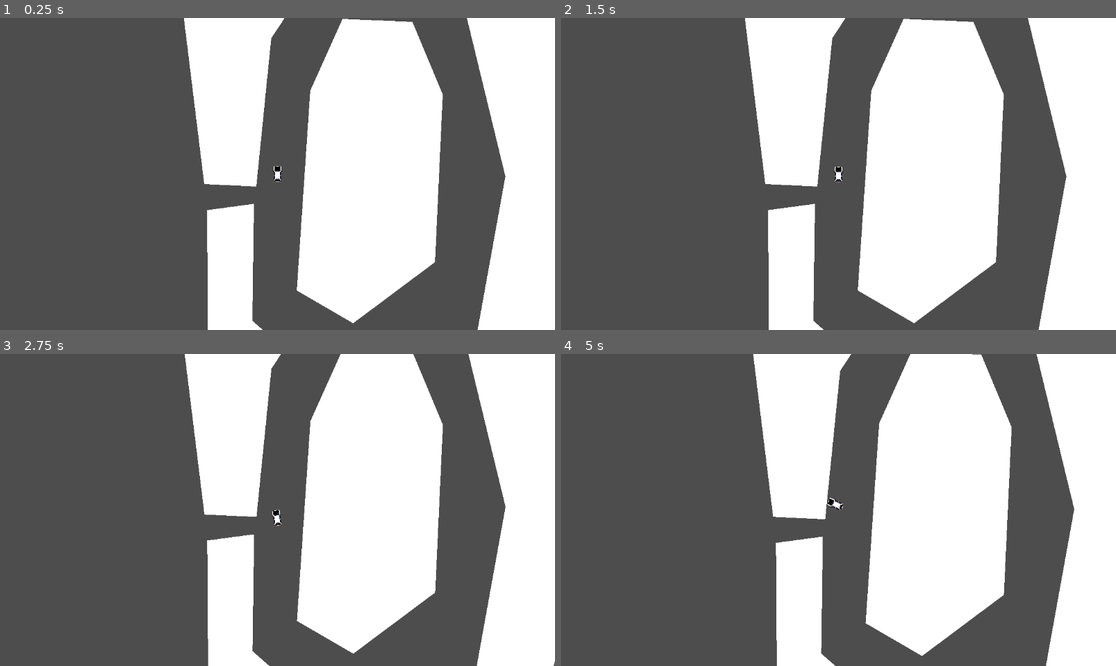
Above: before the commit, frames 1-4 (two rows, left to right).
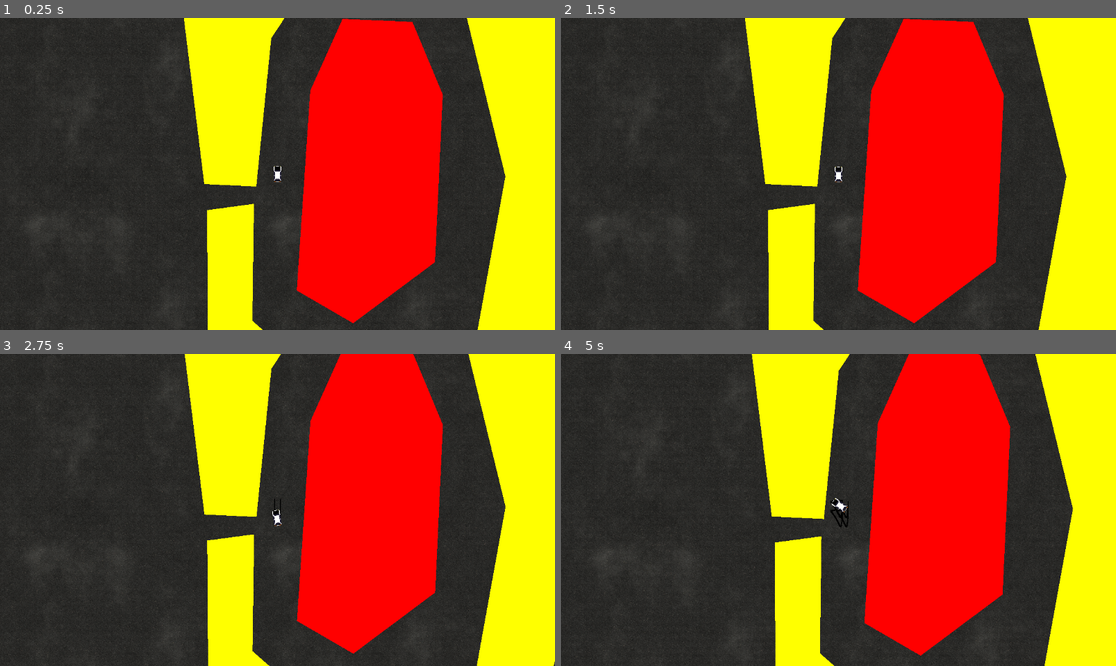
Above: after the commit, the same moments.

Repository: ras-marques/dejadrift
Game: Godot game, scene res://Main.tscn
Two runs of this game, one before a commit and one after it. Both use one fixed random seed, a clock stepped at 60 frames per second and the inputs below.
Inputs:
- Up to frame 1 (0.25 s): no input
- Up to frame 2 (1.5 s): tap Enter at 0.5 s; hold D (car_turn_right) 0.53-1.28 s; tap Space at 1.25 s; hold S (car_brake) from 1.28 s (still down)
- Up to frame 3 (2.75 s): release S (car_brake) at 2.03 s; hold D (car_turn_right) from 2.03 s (still down)
- Up to frame 4 (5 s): release D (car_turn_right) at 2.78 s; hold W (car_accelerate) 2.78-3.53 s; hold A (car_turn_left) from 3.53 s (still down)

The runs differ from the first frame. In frame 1, 99% of the frame differs, in the area x 0-100%, y 0-100%; in frame 2, 99%; in frame 3, 99%; in frame 4, 99%.

Commit message:
Adding drift marks and some art

Diff:
--- a/Car.tscn
+++ b/Car.tscn
@@ -1,12 +1,16 @@
-[gd_scene load_steps=4 format=3 uid="uid://c56ep7k85v3b3"]
+[gd_scene load_steps=5 format=3 uid="uid://c56ep7k85v3b3"]
 
 [ext_resource type="Script" path="res://Scripts/CarController.gd" id="1_1r2dc"]
 [ext_resource type="Texture2D" uid="uid://dbteno61iywsb" path="res://Sprites/AE86.png" id="2_fhtea"]
+
+[sub_resource type="PhysicsMaterial" id="PhysicsMaterial_66oba"]
+bounce = 1.0
 
 [sub_resource type="RectangleShape2D" id="1"]
 size = Vector2(16, 32)
 
 [node name="Car" type="RigidBody2D"]
+physics_material_override = SubResource("PhysicsMaterial_66oba")
 gravity_scale = 0.0
 script = ExtResource("1_1r2dc")
 
--- a/Main.tscn
+++ b/Main.tscn
@@ -1,10 +1,22 @@
-[gd_scene load_steps=2 format=3 uid="uid://cb43i0bwanru0"]
+[gd_scene load_steps=3 format=3 uid="uid://cb43i0bwanru0"]
 
 [ext_resource type="PackedScene" uid="uid://c56ep7k85v3b3" path="res://Car.tscn" id="1"]
+[ext_resource type="Texture2D" uid="uid://cbguxsnpephhj" path="res://Sprites/Asphalt.png" id="1_bhb04"]
 
 [node name="Level1" type="Node2D"]
 
 [node name="StaticBody2D" type="StaticBody2D" parent="."]
+
+[node name="TextureRect" type="TextureRect" parent="StaticBody2D"]
+z_index = -10
+texture_repeat = 2
+offset_left = -566.0
+offset_top = -778.0
+offset_right = 4790.0
+offset_bottom = 3828.0
+scale = Vector2(0.5, 0.5)
+texture = ExtResource("1_bhb04")
+stretch_mode = 1
 
 [node name="CollisionPolygon2D" type="CollisionPolygon2D" parent="StaticBody2D"]
 polygon = PackedVector2Array(607, 542, 635, 127, 702, -22, 847, -16, 910, 135, 894, 483, 724, 610)
@@ -13,9 +25,11 @@
 polygon = PackedVector2Array(523, 326, 554, 18, 691, -189, 691, -189, 939, -111, 1040, 305, 972, 681, 669, 740, 515, 605, 518, 362, 421, 375, 423, 727, 639, 870, 1099, 789, 1270, 145, 1118, -181, 734, -309, 343, -265, 415, 321)
 
 [node name="Polygon2D" type="Polygon2D" parent="StaticBody2D"]
+color = Color(1, 0, 0, 1)
 polygon = PackedVector2Array(607, 542, 635, 127, 702, -22, 847, -16, 910, 135, 894, 483, 724, 610)
 
 [node name="Polygon2D2" type="Polygon2D" parent="StaticBody2D"]
+color = Color(1, 1, 0, 1)
 polygon = PackedVector2Array(523, 326, 554, 18, 691, -189, 691, -189, 939, -111, 1040, 305, 972, 681, 669, 740, 515, 605, 518, 362, 421, 375, 423, 727, 639, 870, 1099, 789, 1270, 145, 1118, -181, 734, -309, 343, -265, 415, 321)
 
 [node name="Car" parent="." instance=ExtResource("1")]
--- a/Scripts/CarController.gd
+++ b/Scripts/CarController.gd
@@ -12,6 +12,8 @@
 
 var powerVector
 var turningVector
+
+var packedScene = preload("res://drift_marks.tscn")
 
 func _ready():
 	powerVector = get_node("ArrowPower")
@@ -37,6 +39,10 @@
 
 func _process(_delta):
 	get_input()
+	var newNode = packedScene.instantiate()
+	get_tree().get_root().add_child(newNode)
+	newNode.z_index = -1
+	newNode.position = self.position
 
 func computeForceForTheWheel(velocity, badDirection):
 	var velocityInBadDirection = velocity.dot(badDirection)
--- /dev/null
+++ b/drift_marks.tscn
@@ -0,0 +1,8 @@
+[gd_scene load_steps=2 format=3 uid="uid://br68kj528cqox"]
+
+[ext_resource type="Texture2D" uid="uid://cs2how8susvug" path="res://Sprites/AE86_drift_marks.png" id="1_aytws"]
+
+[node name="DriftMarks" type="Node2D"]
+
+[node name="Sprite2D" type="Sprite2D" parent="."]
+texture = ExtResource("1_aytws")
Binary file added: Sprites/AE86_drift_marks.png
Not shown, added: Sprites/AE86_drift_marks.png.import
Binary file added: Sprites/Asphalt.png
Not shown, added: Sprites/Asphalt.png.import
